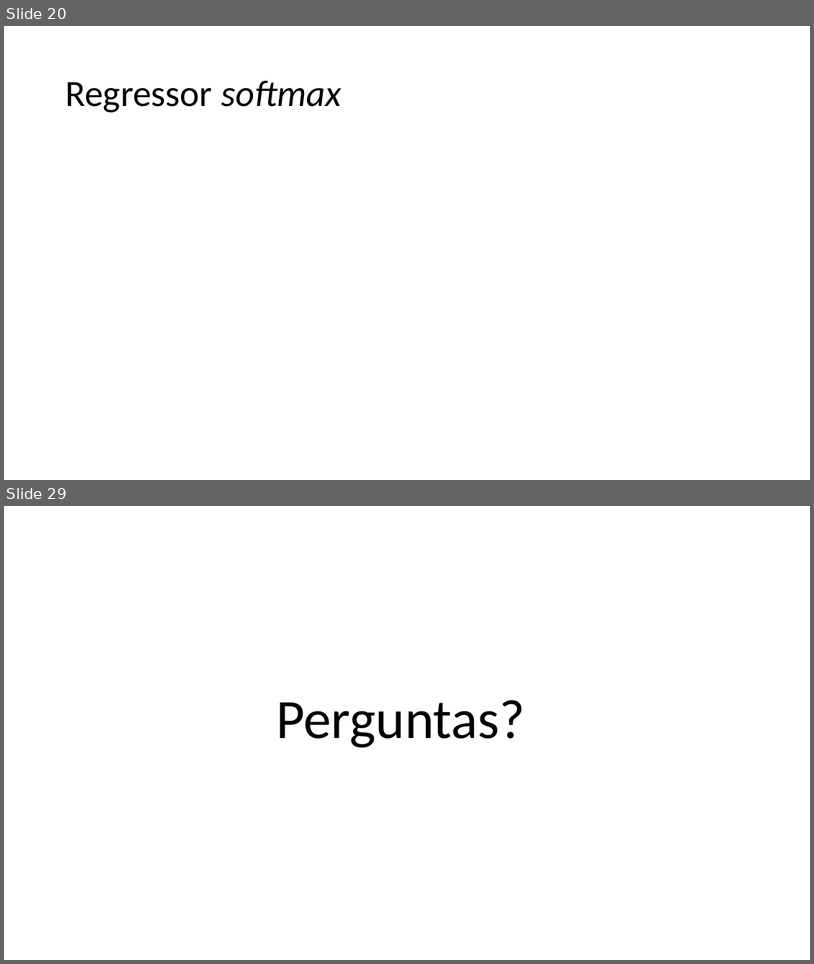
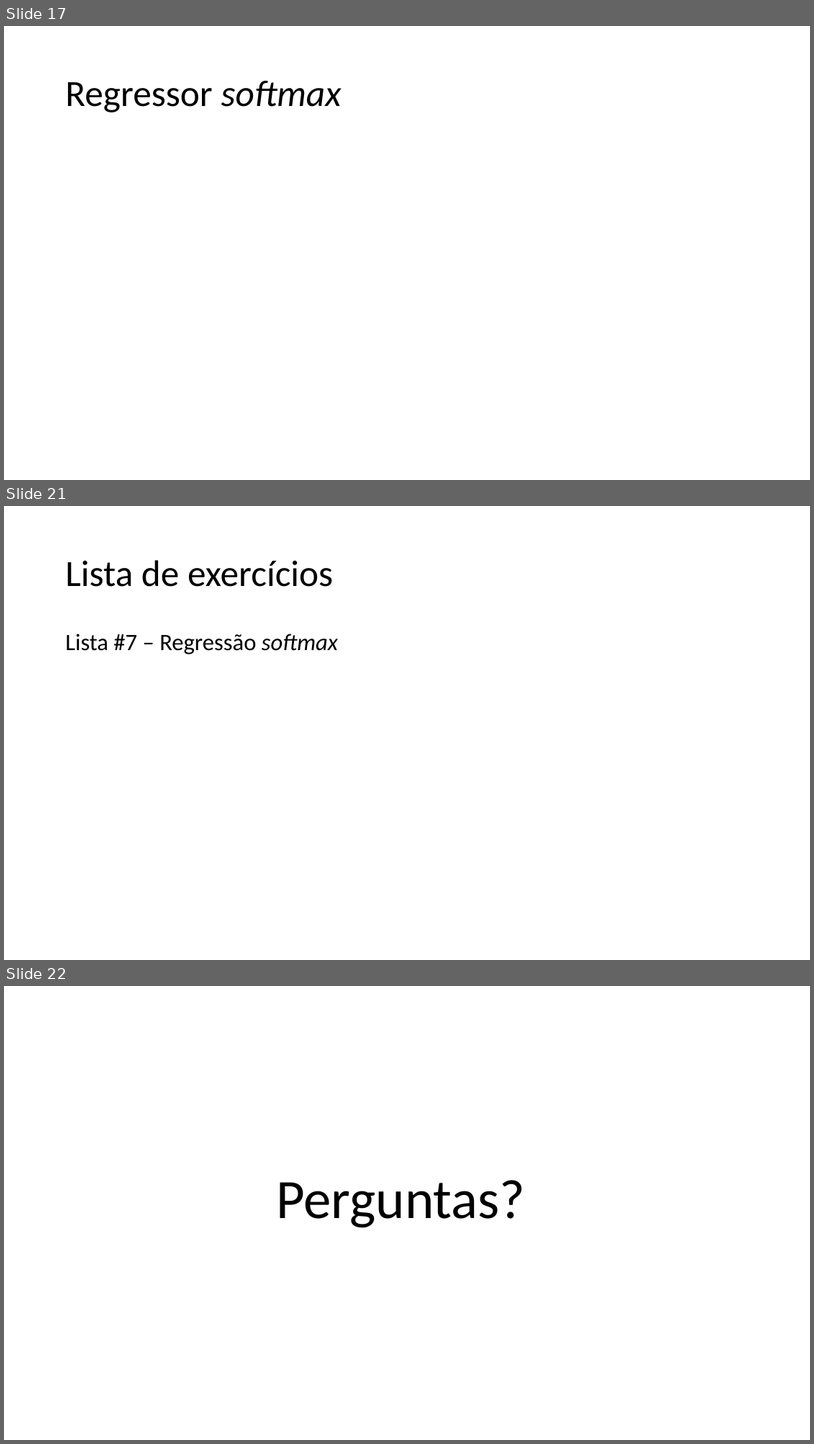
Before and after one commit to zz4fap/c24_inteligencia_artificial, a slide deck: slides/C24_Regressor_Softmax.pptx. Shown one above the other, each under a label of ours: slides 20 and 29 before the commit, slides 17, 21 and 22 after it; the slides between them are not shown. The pictures are 814x964 and 814x1444 pixels, drawn with LibreOffice and Linux fonts; fonts in the diff are those of the drawing; grey boxes stand for pictures. Boxes give left, top, right and bottom in pixels: in the first picture for what was removed or moved away, otherwise in the second. Text is boxed around its words. In the diff, an @@ line names an element or a change of style, - is before the commit and + after.

```diff
--- a/slides/C24_Regressor_Softmax.pptx
+++ b/slides/C24_Regressor_Softmax.pptx
@@ slide 21 added at bbox=[4, 506, 810, 960], background #FFFFFF @@
@@ title added at bbox=[65, 560, 333, 587], 44 pt, text #000000 @@
+Lista de exercícios
@@ text added at bbox=[65, 633, 338, 654], 28 pt, text #000000 @@
+Lista #7 – Regressão softmax
@@ what was slide 20 is now slide 17 @@
@@ what was slide 29 is now slide 22 @@
```
Also in this commit, not shown: 3 slides changed, 4 other slides added, 12 slides removed, 2 other files.
